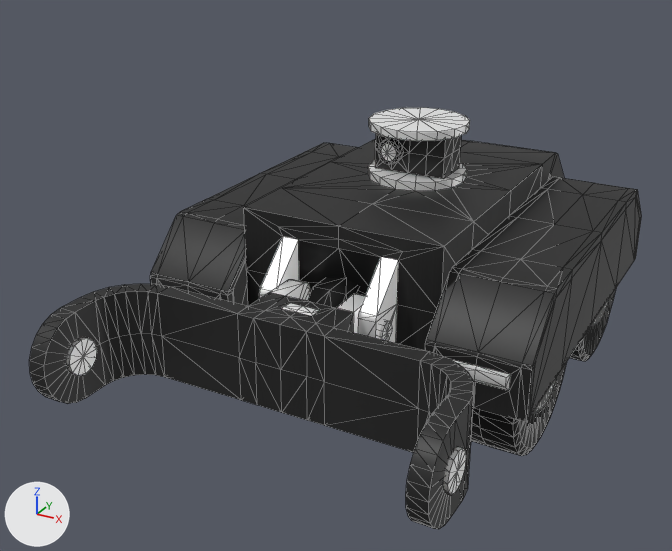
The COLLADA model Assets/Mesh/turrets/robotank.dae: old version first, new version second.
One viewpoint serves both versions: a 50 mm lens placed at (0.883, -2.016, 1.193), pointed at (-0.096, -0.237, 0.303). Arrows for +X, +Y and +Z are at lower left; the lights stay in place. Mesh edges are drawn as thin lines.

The first picture shows 'robotank_chassis_fenders', 'robotank_chassis_main', 'robotank_chassis_plow', 'robotank_wheel.002', 'robotank_wheel.003'.
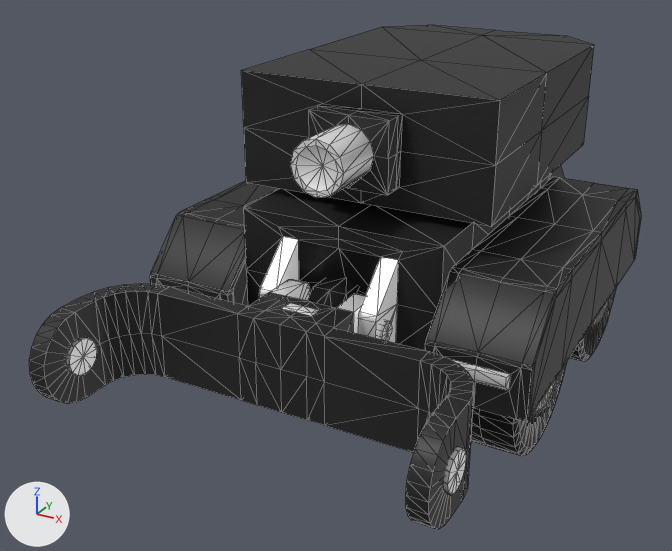
The change, as a diff of the scene's bpy script:
```diff
--- a/Assets/Mesh/turrets/robotank.dae.py
+++ b/Assets/Mesh/turrets/robotank.dae.py
@@ me_cube @@
+me_cube.from_pydata(...)  # 94 vertices, 184 faces; spans x -0.3..0.3, y -0.49..0.5, z 0.0..0.26
+# faces by material slot: [108, 16, 60]
+me_cube.materials.append(mat_universal_furniture_metal_01a)  # picture img_coatedmetal_01a_base_png_001_png
+me_cube.materials.append(mat_universal_furniture_rubber_01a)  # black #131313
+me_cube.materials.append(mat_universal_furniture_chrome_01a)  # white #ffffff
@@ ob_cube @@
+ob_cube = bpy.data.objects.new('Cube', me_cube)
+ob_cube.location = (0.0, 0.0, 0.52)
```

What differs and where, as boxes (x1, y1, x2, y2) in the pictures (672 x 551 px):
'Cube', added: after (241, 25, 594, 227)
    faces in mat_universal_furniture_metal_01a (picture img_coatedmetal_01a_base_png_001_png): (241, 25, 594, 227)
    faces in mat_universal_furniture_chrome_01a (white #ffffff): (291, 124, 374, 198)
    faces in mat_universal_furniture_rubber_01a (black #131313): (319, 104, 402, 189)
